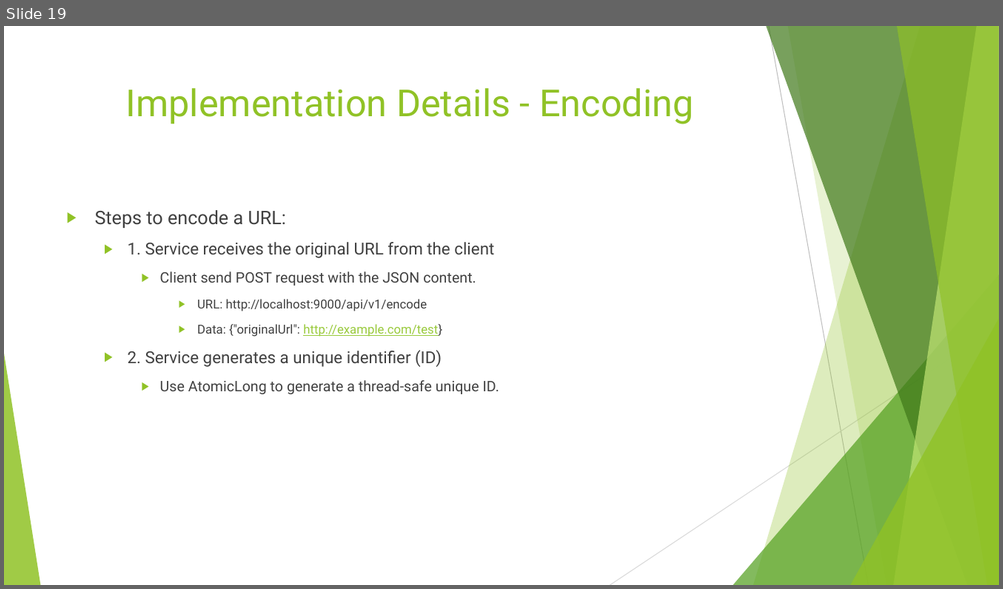
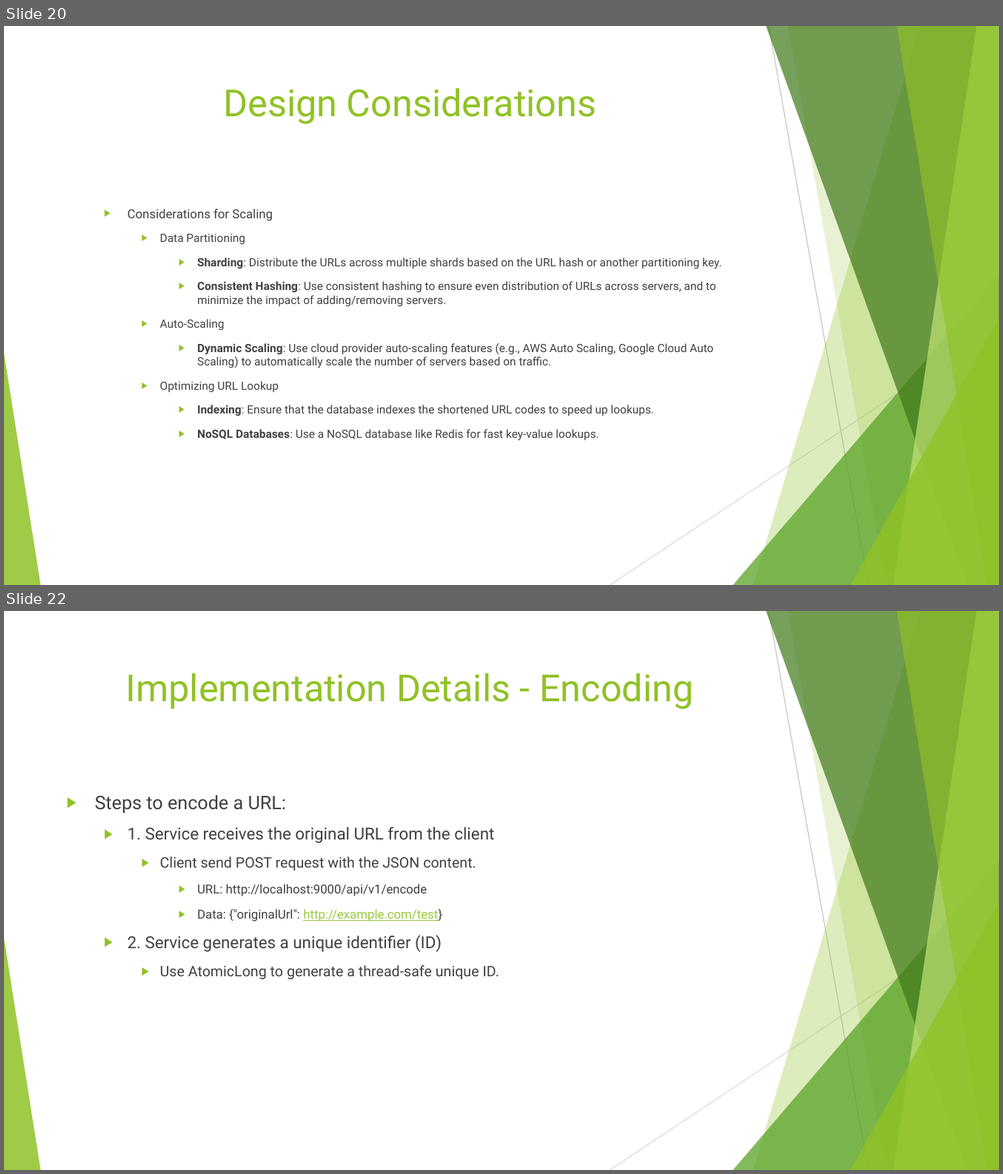
Before and after one commit to bliu1972/URL-shortening, a slide deck: URL Shortener.pptx. Shown one above the other, each under a label of ours: slide 19 before the commit, slides 20 and 22 after it; the slides between them are not shown. The pictures are 1003x589 and 1003x1174 pixels, drawn with LibreOffice and Linux fonts; fonts in the diff are those of the drawing. Boxes give left, top, right and bottom in pixels: in the first picture for what was removed or moved away, otherwise in the second. Text is boxed around its words. In the diff, an @@ line names an element or a change of style, - is before the commit and + after.

```diff
--- a/URL Shortener.pptx
+++ b/URL Shortener.pptx
@@ slide 20 added at box(4, 26, 999, 585), background #FFFFFF; not listed: 10 template elements that a slide beside it also shows @@
@@ title added at box(223, 88, 596, 124), 36 pt, text #90C226 @@
+Design Considerations
@@ text added at box(128, 209, 721, 441), 11 pt, text #404040 @@
+  ▶ Considerations for Scaling
+    ▶ Data Partitioning
+      ▶ Sharding: Distribute the URLs across multiple shards based on the URL hash or another partitioning key.
+      ▶ Consistent Hashing: Use consistent hashing to ensure even distribution of URLs across servers, and to minimize the impact of adding/removing servers.
+    ▶ Auto-Scaling
+      ▶ Dynamic Scaling: Use cloud provider auto-scaling features (e.g., AWS Auto Scaling, Google Cloud Auto Scaling) to automatically scale the number of servers based on traffic.
+    ▶ Optimizing URL Lookup
+      ▶ Indexing: Ensure that the database indexes the shortened URL codes to speed up lookups.
+      ▶ NoSQL Databases: Use a NoSQL database like Redis for fast key-value lookups.
@@ what was slide 19 is now slide 22 @@
```
Also in this commit, not shown: 9 slides changed, 2 other slides added, 3 other files.
